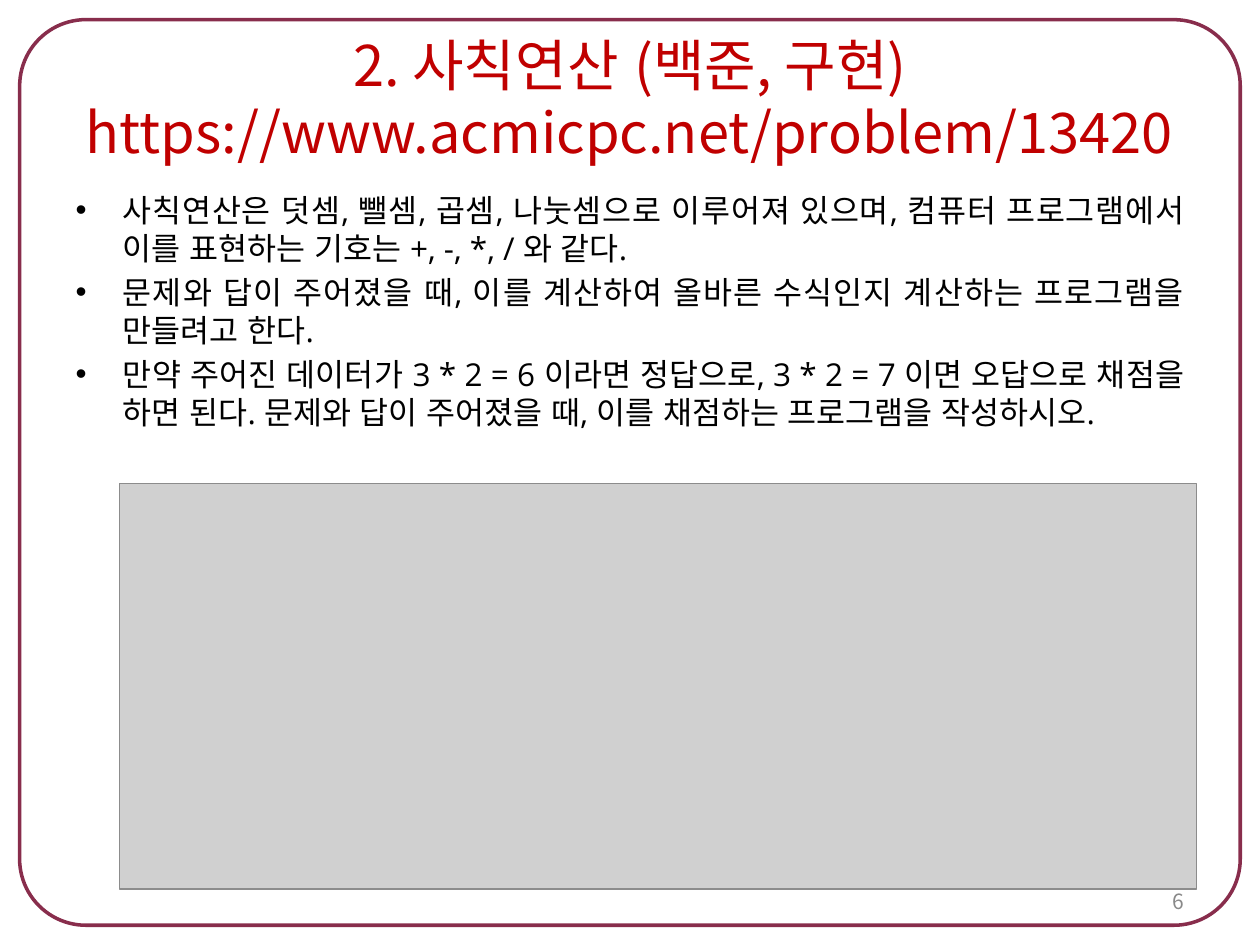
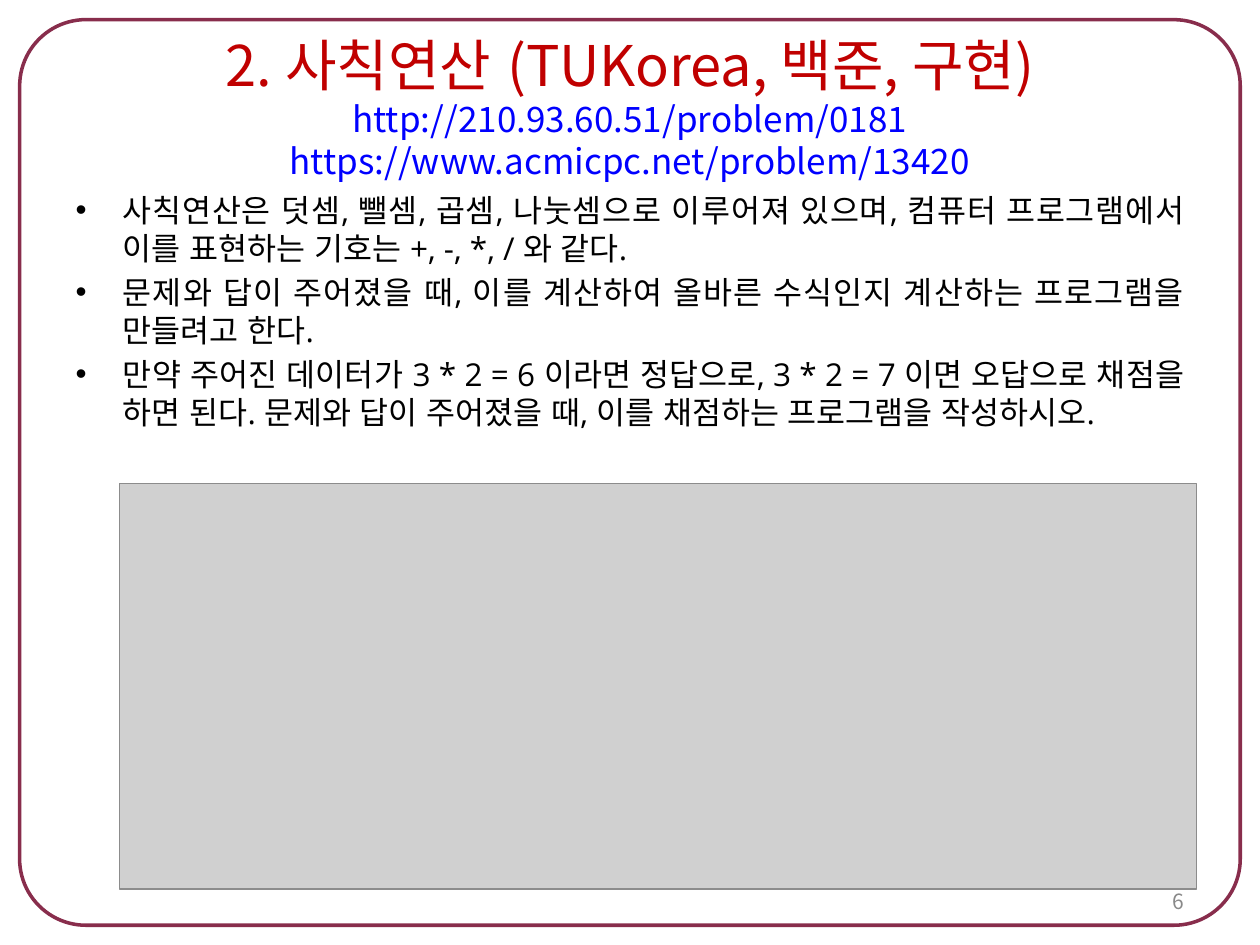
Before and after one commit to tlsdn0403/4-1, a slide deck: slide 6 of 스크립트언어/숙제5. 이진탐색 알고리즘.pptx. Drawn at 1260x945 pixels with LibreOffice and Linux fonts; fonts in the diff are those of the drawing; grey boxes stand for pictures. Boxes give left, top, right and bottom in pixels: in the first picture for what was removed or moved away, otherwise in the second. Text is boxed around its words. In the diff, an @@ line names an element or a change of style, - is before the commit and + after.

```diff
--- a/스크립트언어/숙제5. 이진탐색 알고리즘.pptx
+++ b/스크립트언어/숙제5. 이진탐색 알고리즘.pptx
@@ title at bbox=[226, 39, 1034, 182]: text changed; size 32 to 20 pt; text colour #C00000 to #0000FF @@
-2. 사칙연산 (백준, 구현)
-https://www.acmicpc.net/problem/13420
+2. 사칙연산 (TUKorea, 백준, 구현)
+http://210.93.60.51/problem/0181
+https://www.acmicpc.net/problem/13420
```
Also in this commit, not shown: 2 other slides changed, 2 slides added, 33 other files.
